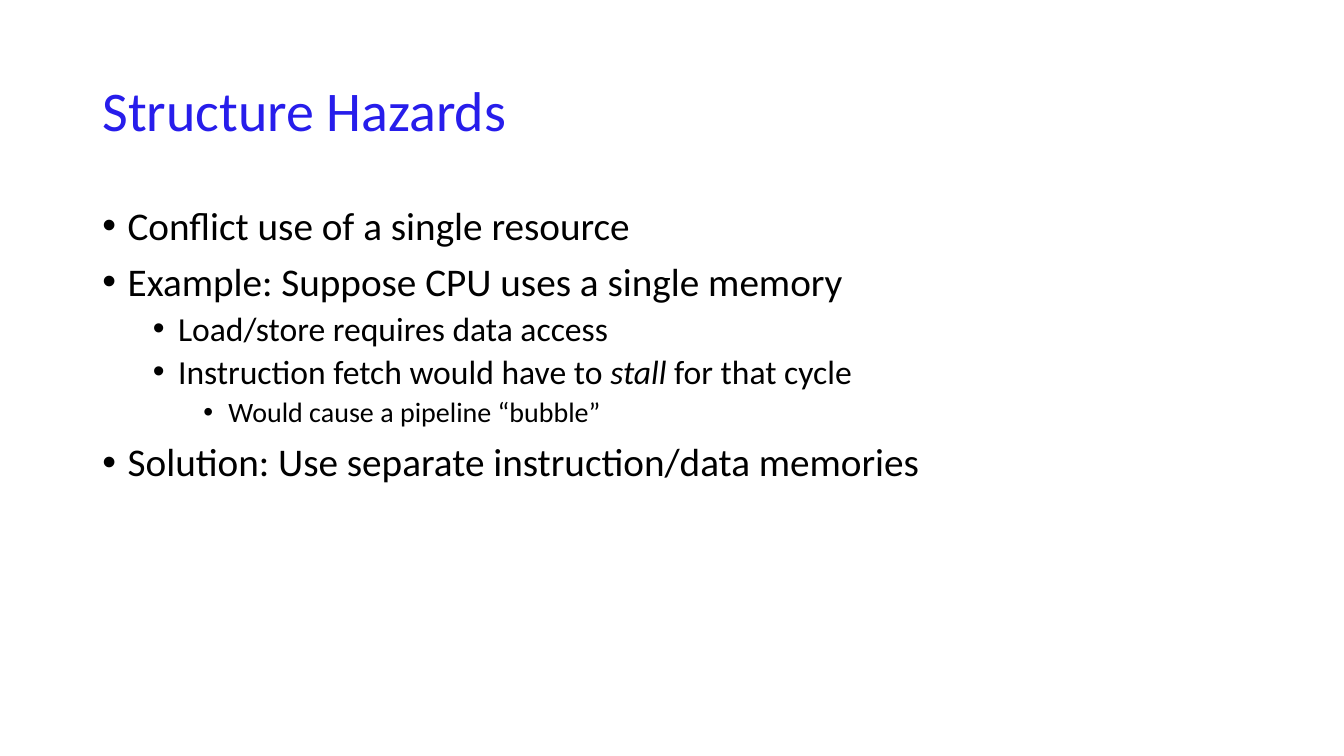
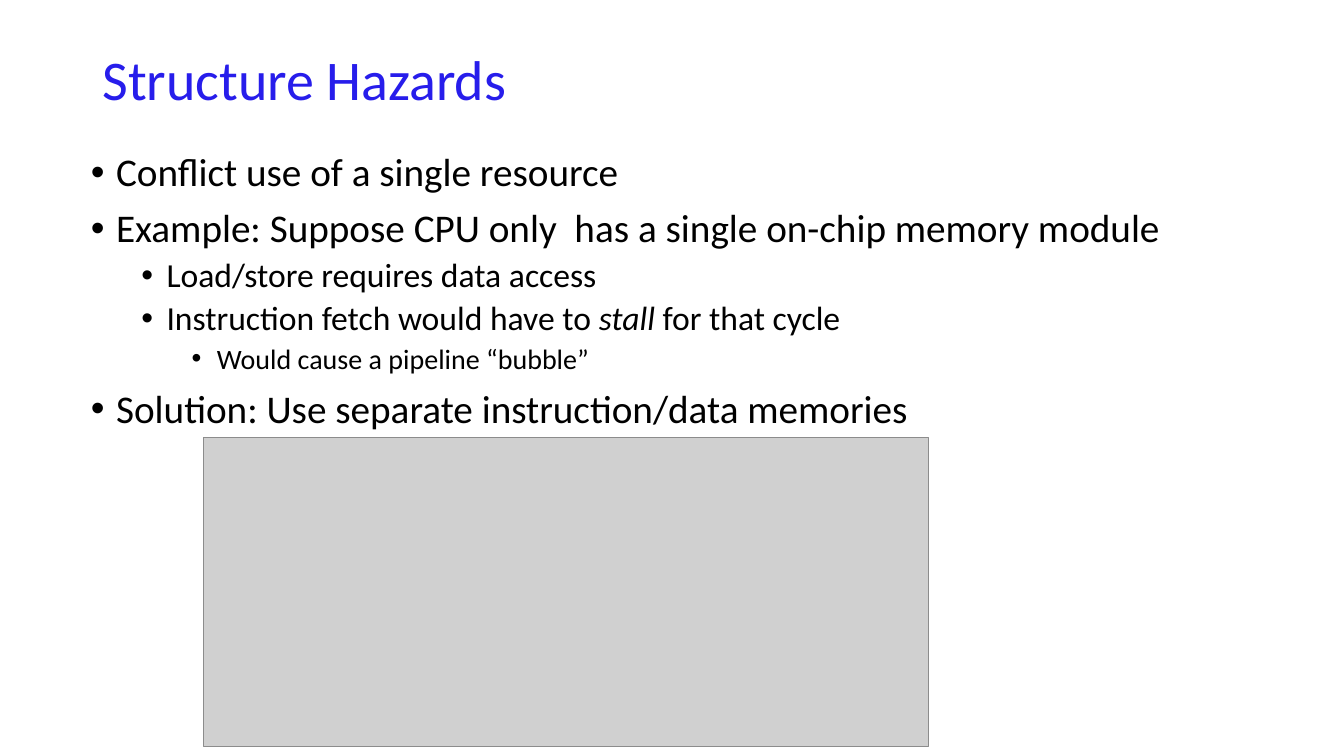
Before and after one commit to NYU-CSO/nyu-cso.github.io, a slide deck: slide 15 of notes/arch-simple2-pipeline.pptx. Drawn at 1344x756 pixels with LibreOffice and Linux fonts; fonts in the diff are those of the drawing; grey boxes stand for pictures. Boxes give left, top, right and bottom in pixels: in the first picture for what was removed or moved away, otherwise in the second. Text is boxed around its words. In the diff, an @@ line names an element or a change of style, - is before the commit and + after.

```diff
--- a/notes/arch-simple2-pipeline.pptx
+++ b/notes/arch-simple2-pipeline.pptx
@@ title "Structure Hazards": place and size @@
-title "Structure Hazards" at [102, 92, 507, 132]
+title "Structure Hazards" at [102, 61, 507, 101]
@@ text "Conflict use of a single ...": place and size @@
-text "Conflict use of a single ..." at [128, 212, 919, 483]
+text "Conflict use of a single ..." at [116, 158, 1160, 430]
@@ text at [116, 214, 1160, 249]: text changed @@
-• Example: Suppose CPU uses a single memory
+• Example: Suppose CPU only has a single on-chip memory module
@@ picture added at [203, 438, 928, 746] @@
```
Also in this commit, not shown: 10 other slides changed, 1 slide added, 1 other file.
